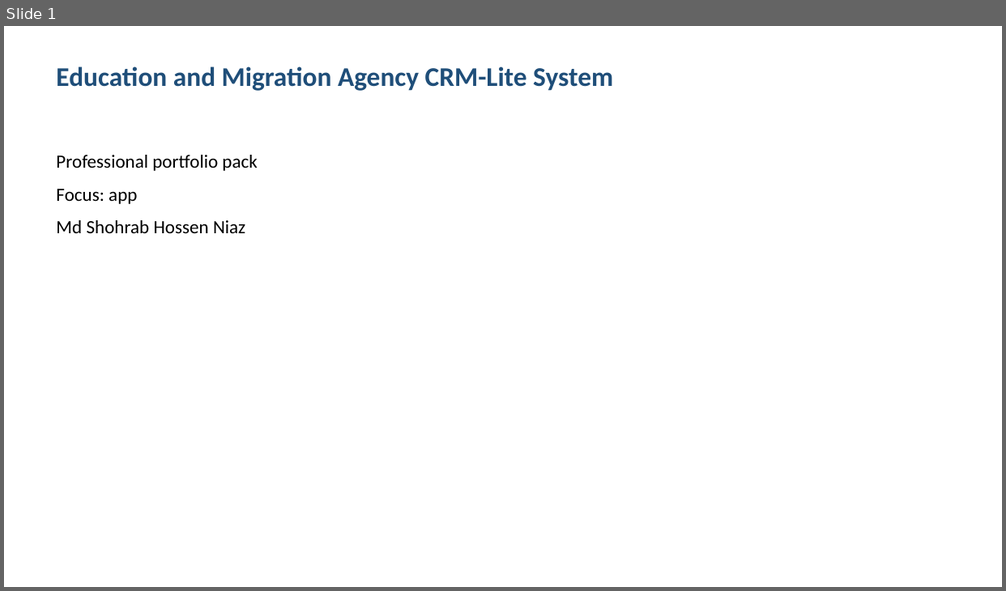
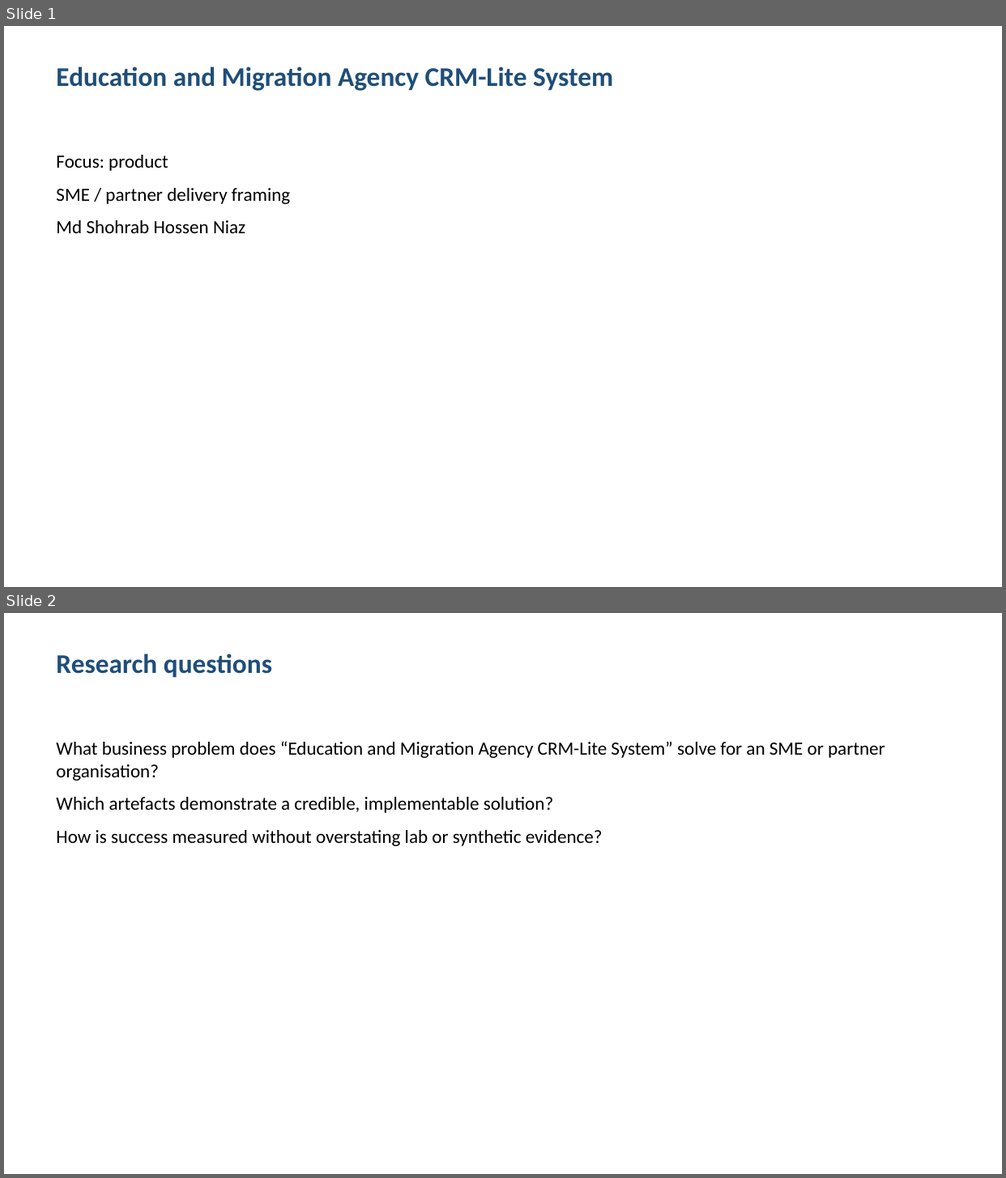
Before and after one commit to shohrabniaz/education-and-migration-agency-crm-lite-system, a slide deck: Final_Submission/02_Presentation.pptx. Shown one above the other, each under a label of ours: slide 1 before the commit, slides 1 and 2 after it. The pictures are 1006x591 and 1006x1178 pixels, drawn with LibreOffice and Linux fonts; fonts in the diff are those of the drawing. Boxes give left, top, right and bottom in pixels: in the first picture for what was removed or moved away, otherwise in the second. Text is boxed around its words. In the diff, an @@ line names an element or a change of style, - is before the commit and + after.

Commit message:
Polish portfolio pack for professional showcase readiness.

```diff
--- a/Final_Submission/02_Presentation.pptx
+++ b/Final_Submission/02_Presentation.pptx
@@ slide 2 added at bbox=[4, 613, 1002, 1174], background #FFFFFF @@
@@ text added at bbox=[56, 653, 272, 678], 26 pt, text #1F4E79, bold @@
+Research questions
@@ text added at bbox=[56, 741, 885, 846], 18 pt, text #000000 @@
+What business problem does “Education and Migration Agency CRM-Lite System” solve for an SME or partner organisation?
+Which artefacts demonstrate a credible, implementable solution?
+How is success measured without overstating lab or synthetic evidence?
@@ slide 1 changed as well @@
@@ text at bbox=[56, 155, 290, 204]: text changed @@
-Professional portfolio pack
-Focus: app
+Focus: product
+SME / partner delivery framing
```
Also in this commit, not shown: 2 other slides changed, 1 slide removed, 12 other files.
